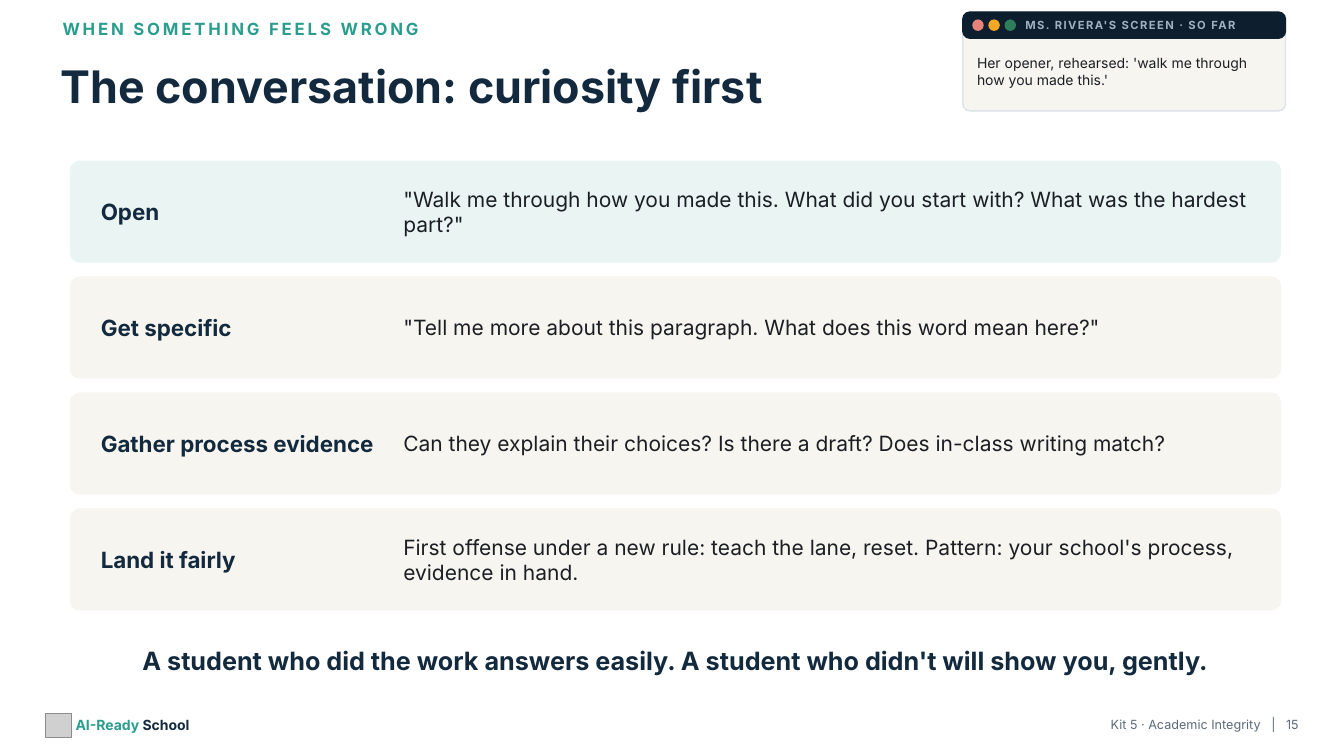
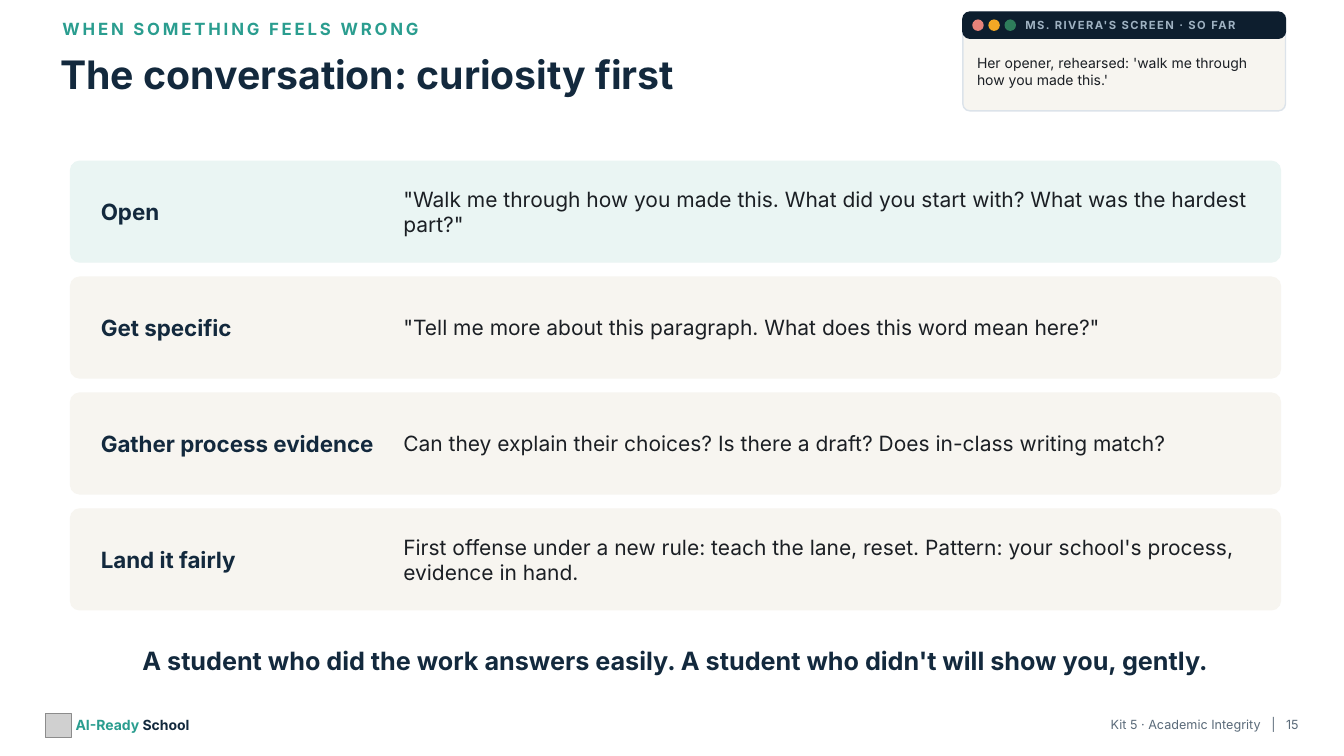
Before and after one commit to aspinozzi1/Ai-School-Ready, a slide deck: slide 15 of kits/kit05/Kit05_PresentationDeck.pptx. Drawn at 1344x756 pixels with LibreOffice and Linux fonts; fonts in the diff are those of the drawing; grey boxes stand for pictures. Boxes give left, top, right and bottom in pixels: in the first picture for what was removed or moved away, otherwise in the second. Text is boxed around its words. In the diff, an @@ line names an element or a change of style, - is before the commit and + after.

```diff
--- a/kits/kit05/Kit05_PresentationDeck.pptx
+++ b/kits/kit05/Kit05_PresentationDeck.pptx
@@ text "The conversation: curiosity first": place and size @@
-text "The conversation: curiosity first" at [60, 68, 762, 113]
+text "The conversation: curiosity first" at [60, 59, 674, 97]
@@ text "The conversation: curiosity first" at [60, 59, 674, 97]: size 32 to 28 pt; vertical alignment middle to top @@
```
Also in this commit, not shown: 22 other slides changed, 20 other files.
